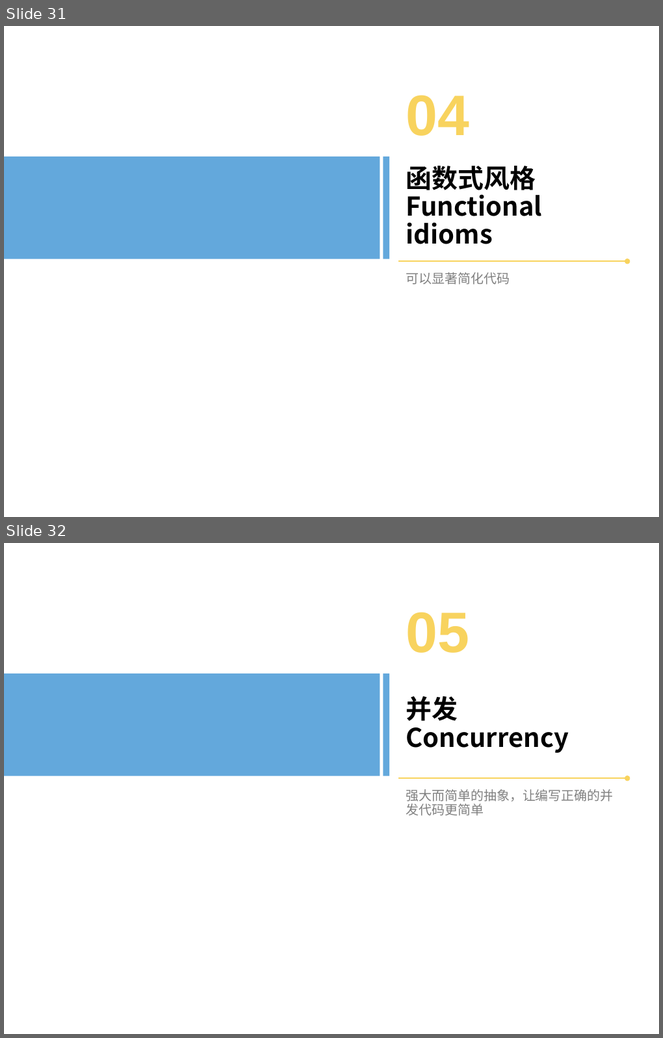
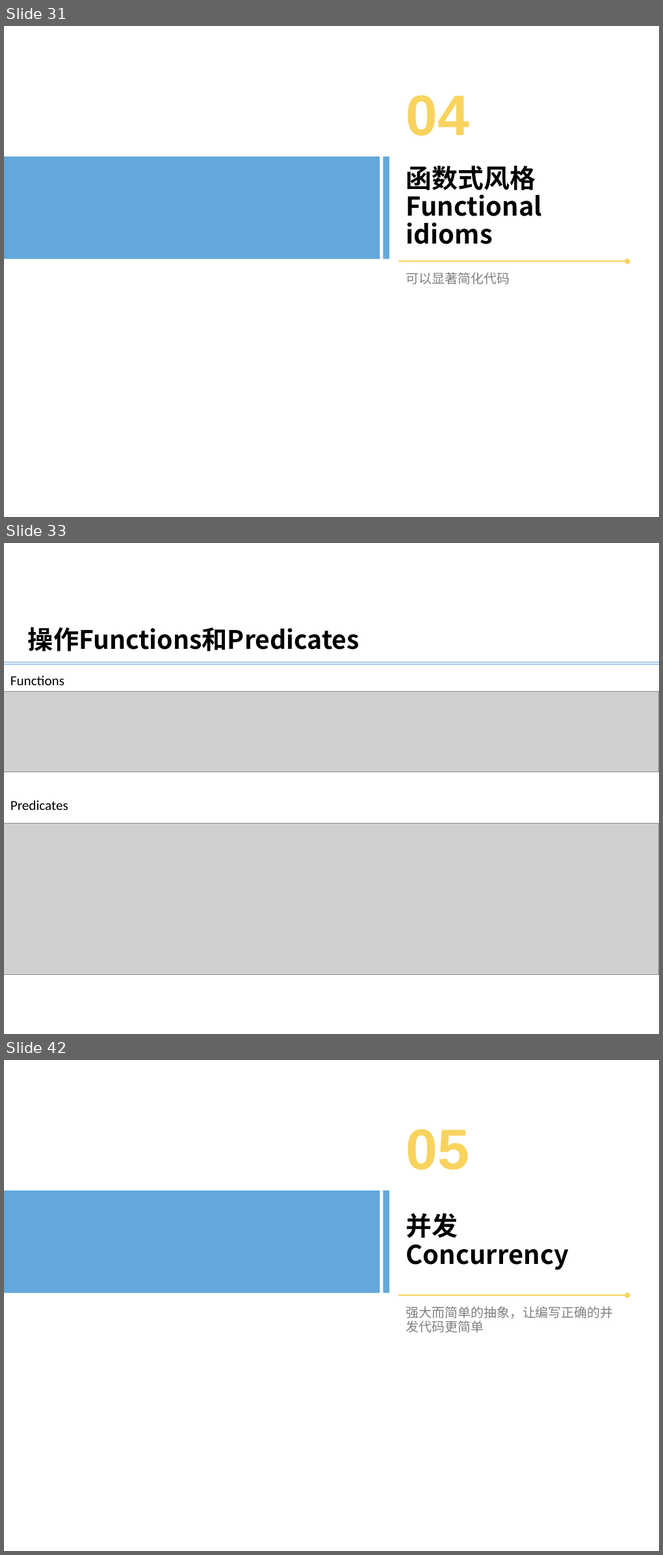
Before and after one commit to bxguo/guava, a slide deck: Guava介绍.pptx. Shown one above the other, each under a label of ours: slides 31 and 32 before the commit, slides 31, 33 and 42 after it; the slides between them are not shown. The pictures are 663x1038 and 663x1555 pixels, drawn with LibreOffice and Linux fonts; fonts in the diff are those of the drawing; grey boxes stand for pictures; background and template pictures are left out. Boxes give left, top, right and bottom in pixels: in the first picture for what was removed or moved away, otherwise in the second. Text is boxed around its words. In the diff, an @@ line names an element or a change of style, - is before the commit and + after.

```diff
--- a/Guava介绍.pptx
+++ b/Guava介绍.pptx
@@ slide 33 added at [4,543,659,1034], background #FFFFFF @@
@@ text added at [28,627,360,652], 28 pt, text #000000, bold @@
+操作Functions和Predicates
@@ line added from (4, 662) to (659, 662), #5B9BD5 0.5 pt @@
@@ line added from (4, 664) to (659, 664), #5B9BD5 0.5 pt @@
@@ text added at [10,676,64,685], 15.1 pt, text #000000 @@
+Functions
@@ picture added at [4,692,659,772] @@
@@ text added at [10,800,68,810], 15.1 pt, text #000000 @@
+Predicates
@@ picture added at [4,823,659,975] @@
@@ what was slide 32 is now slide 42 @@
```
Also in this commit, not shown: 1 slide changed, 35 other slides added, 1 other file.
